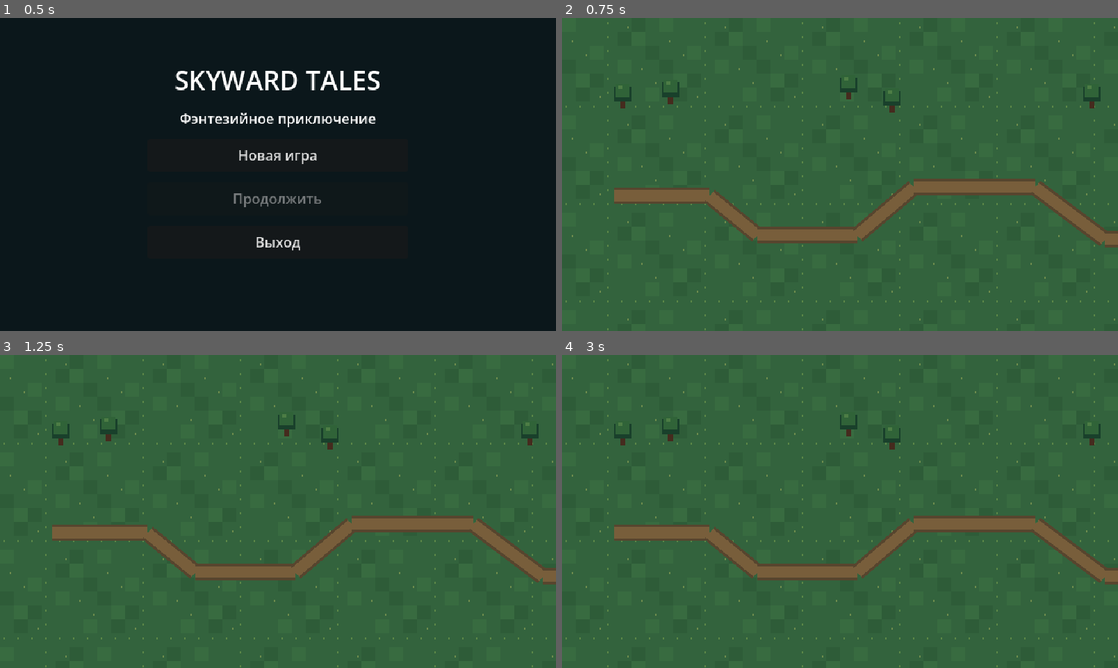
Above: before the commit, frames 1-4 (two rows, left to right).
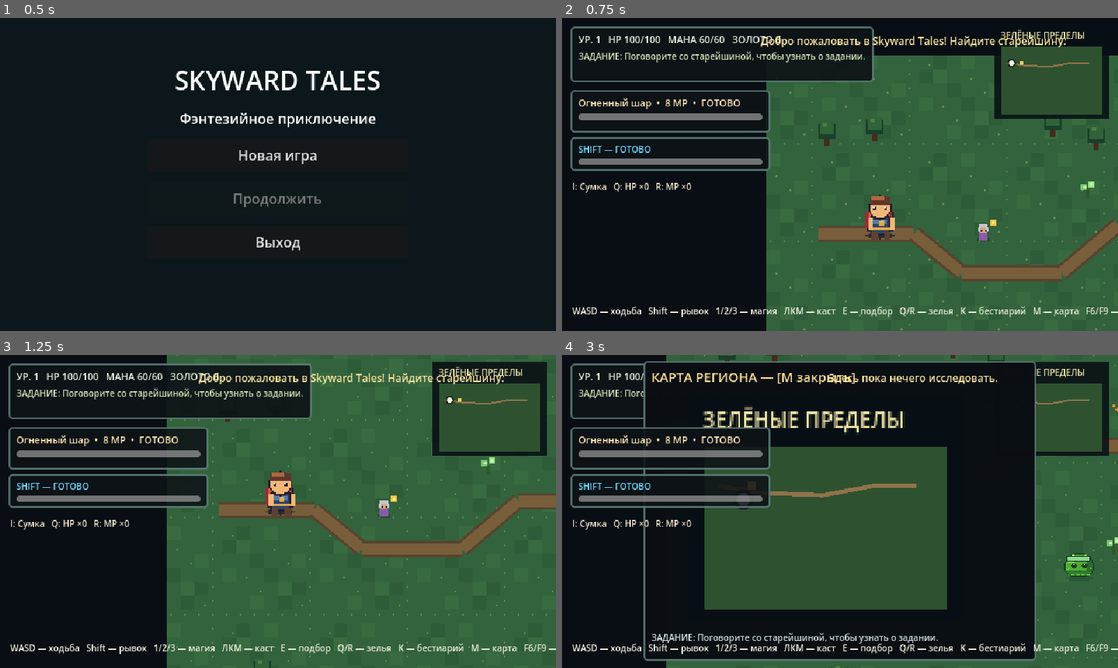
Above: after the commit, the same moments.

Repository: DoctorStrangeSH/Skyward-Tales
Game: Godot game, scene res://scenes/title_menu.tscn
Two runs of this game, one before a commit and one after it. Both use one fixed random seed, a clock stepped at 60 frames per second and the inputs below.
Inputs (mouse positions are in pixels of both pictures, inside the frame that each line leads up to):
- Up to frame 1 (0.5 s): no input
- Up to frame 2 (0.75 s): click "Новая игра" at 0.5 s
- Up to frame 3 (1.25 s): no input
- Up to frame 4 (3 s): tap Enter at 1.25 s; move the mouse to (962, 495) at 1.27 s; press the mouse at (962, 495) at 1.28 s; hold D (move_right) 1.28-2.03 s; move the mouse to (728, 527) at 2.02 s; release the mouse at (728, 527) at 2.03 s; hold S (move_down) 2.03-2.78 s; tap E (interact) at 2.1 s; move the mouse to (895, 442) at 2.77 s; hold D (move_right) from 2.78 s (still down); tap M at 2.85 s

Frame 1 is identical in both runs. In frame 2, 54% of the frame differs, in the area x 0-100%, y 0-100%; in frame 3, 48%; in frame 4, 70%.
Error before the commit: Parse Error: Unexpected "for" in class body. (res://scripts/main.gd:694)

Commit message:
fix: indent equipment migration in save restore

Diff:
--- a/scripts/main.gd
+++ b/scripts/main.gd
@@ -691,10 +691,10 @@
 	player.mana = clampi(int(character.get("mana", player.max_mana)), 0, player.max_mana)
 	player.inventory = character["inventory"].duplicate(true)
 	player.equipment = {"weapon": "", "armor": "", "amulet": "", "relic": ""}
-for slot in player.equipment.keys():
-	var saved_item: String = str(character["equipment"].get(slot, ""))
-	if not saved_item.is_empty() and player._slot_for_item(saved_item) == str(slot):
-		player.equipment[slot] = saved_item
+	for slot in player.equipment.keys():
+		var saved_item: String = str(character["equipment"].get(slot, ""))
+		if not saved_item.is_empty() and player._slot_for_item(saved_item) == str(slot):
+			player.equipment[slot] = saved_item
 	player.talents = character.get("talents", {}).duplicate(true)
 	player.starlight_essence_used = maxi(0, int(character.get("starlight_essence_used", 0)))
 	pending_level_choices.clear()
